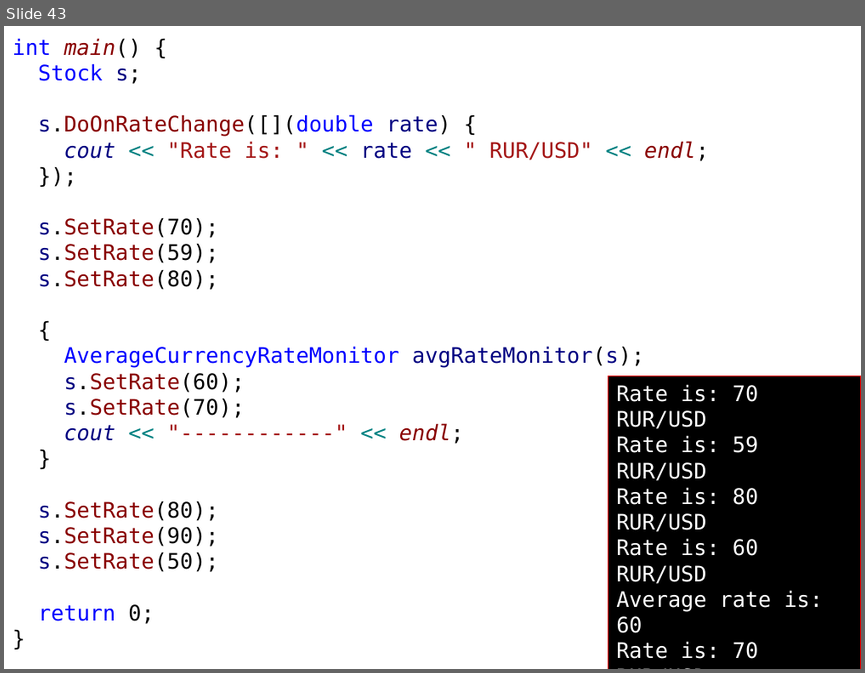
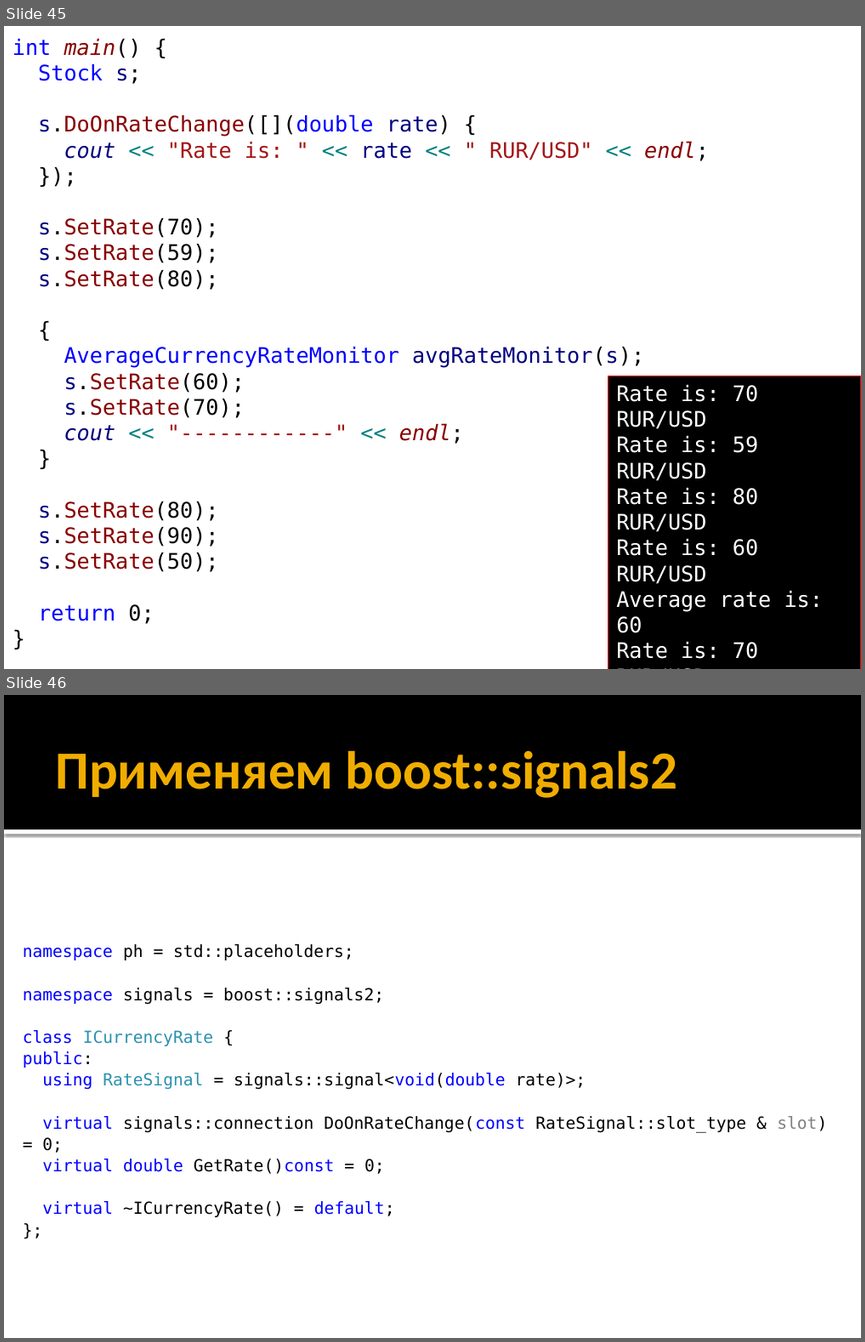
Before and after one commit to alexey-malov/ood, a slide deck: lectures/02.observer/observer.pptx. Shown one above the other, each under a label of ours: slide 43 before the commit, slides 45 and 46 after it. The pictures are 865x673 and 865x1342 pixels, drawn with LibreOffice and Linux fonts; fonts in the diff are those of the drawing. Boxes give left, top, right and bottom in pixels: in the first picture for what was removed or moved away, otherwise in the second. Text is boxed around its words. In the diff, an @@ line names an element or a change of style, - is before the commit and + after.

```diff
--- a/lectures/02.observer/observer.pptx
+++ b/lectures/02.observer/observer.pptx
@@ slide 46 added at bbox=[4, 695, 861, 1338], background #FFFFFF @@
@@ rectangle added at bbox=[4, 695, 861, 829], fill #000000 @@
@@ title added at bbox=[55, 750, 677, 798], 45 pt, text #F0AD00, bold @@
+Применяем boost::signals2
@@ rectangle added at bbox=[4, 829, 861, 834], fill #FFFFFF @@
@@ text added at bbox=[23, 944, 827, 1217], 14 pt, text #000000 @@
+namespace ph = std::placeholders;
+namespace signals = boost::signals2;
+class ICurrencyRate {
+public:
+using RateSignal = signals::signal<void(double rate)>;
+virtual signals::connection DoOnRateChange(const RateSignal::slot_type & slot) = 0;
+virtual double GetRate()const = 0;
+virtual ~ICurrencyRate() = default;
+};
@@ what was slide 43 is now slide 45 @@
```
Also in this commit, not shown: 2 slides changed, 5 other slides added, 4 other files.
